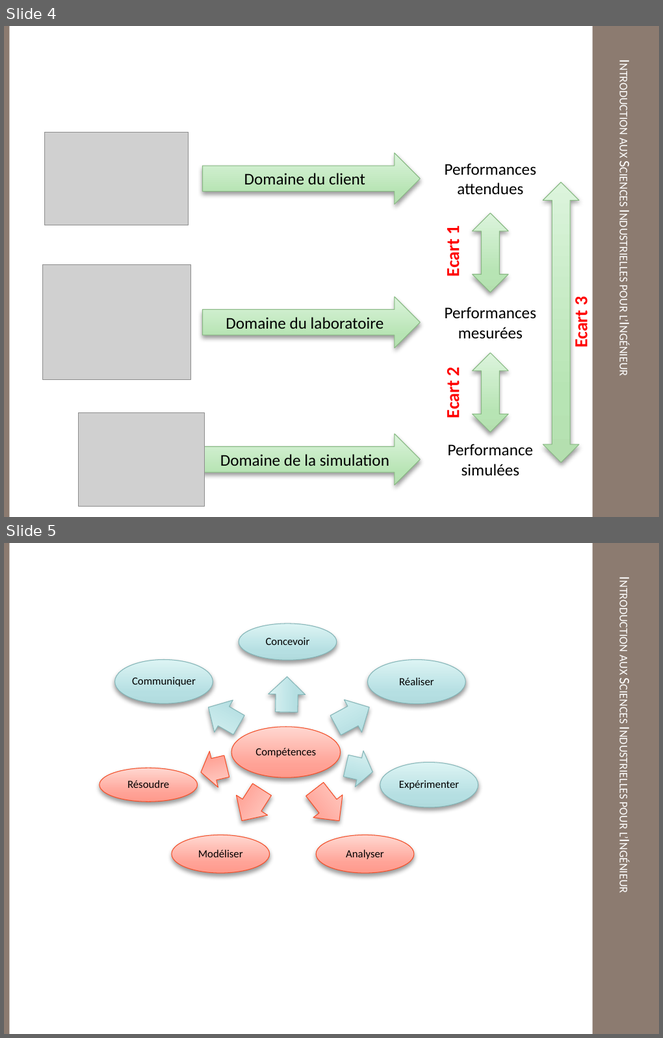
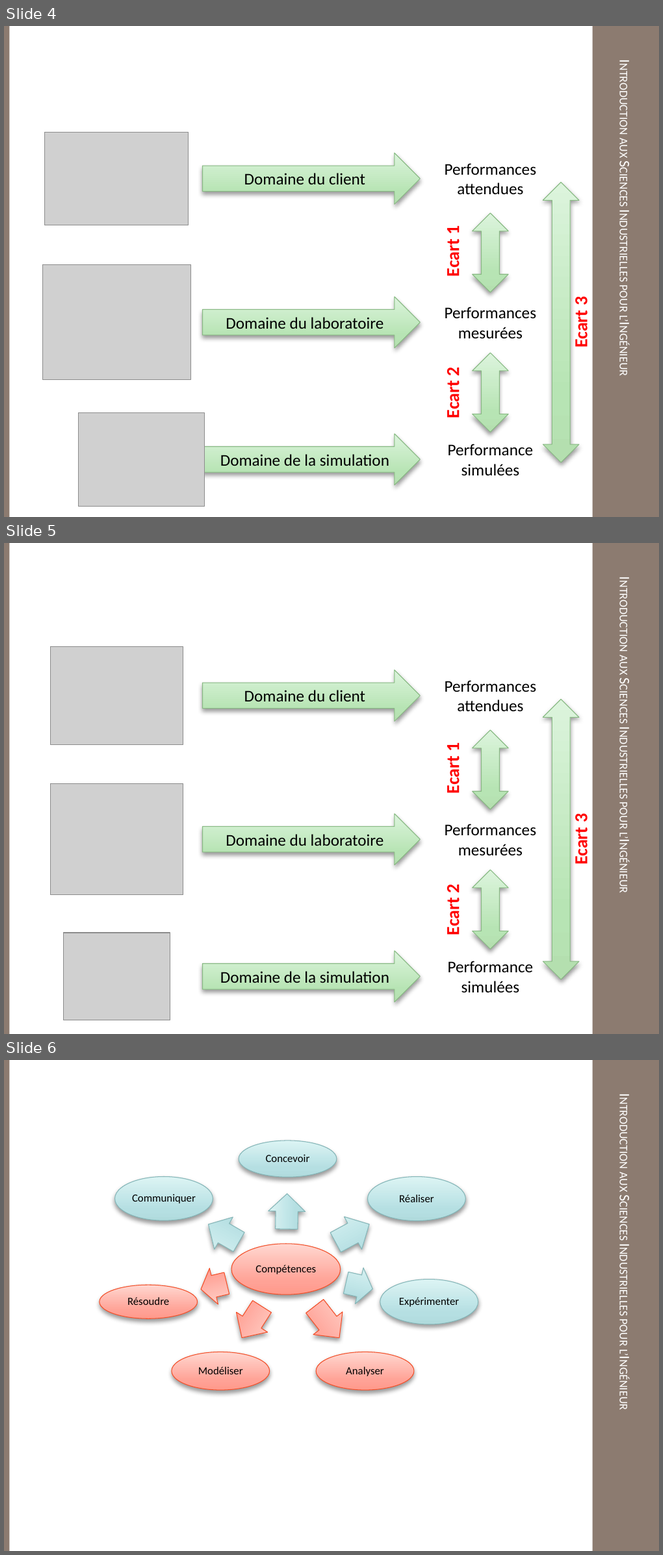
Before and after one commit to xpessoles/TP_Documents, a slide deck: Ressources/Ecarts.pptx. Shown one above the other, each under a label of ours: slides 4 and 5 before the commit, slides 4, 5 and 6 after it. The pictures are 663x1038 and 663x1555 pixels, drawn with LibreOffice and Linux fonts; fonts in the diff are those of the drawing; grey boxes stand for pictures; background and template pictures are left out. Boxes give left, top, right and bottom in pixels: in the first picture for what was removed or moved away, otherwise in the second. Text is boxed around its words. In the diff, an @@ line names an element or a change of style, - is before the commit and + after.

```diff
--- a/Ressources/Ecarts.pptx
+++ b/Ressources/Ecarts.pptx
@@ slide 5 added at (4, 543, 659, 1034), background #FFFFFF; not listed: 3 template elements that a slide beside it also shows @@
@@ picture added at (51, 646, 183, 745) @@
@@ right arrow added at (202, 670, 420, 721), fill gradient #B4DFB0 to #B9E4B5 to #DEF5DC, outline #88B983 0.75 pt, 18 pt, text #000000 @@
+Domaine du client
@@ text added at (445, 680, 536, 712), 18 pt, text #000000 @@
+Performances
+attendues
@@ up down arrow added at (544, 700, 579, 980), fill gradient #B4DFB0 to #B9E4B5 to #DEF5DC, outline #88B983 0.75 pt @@
@@ up down arrow added at (473, 730, 508, 809), fill gradient #B4DFB0 to #B9E4B5 to #DEF5DC, outline #88B983 0.75 pt @@
@@ text added at (442, 743, 464, 793), 20 pt, text #FF0000, bold @@
+Ecart 1
@@ picture added at (51, 784, 183, 895) @@
@@ right arrow added at (202, 813, 420, 865), fill gradient #B4DFB0 to #B9E4B5 to #DEF5DC, outline #88B983 0.75 pt, 18 pt, text #000000 @@
+Domaine du laboratoire
@@ text added at (570, 815, 592, 864), 20 pt, text #FF0000, bold @@
+Ecart 3
@@ text added at (445, 824, 536, 856), 18 pt, text #000000 @@
+Performances mesurées
@@ up down arrow added at (473, 870, 508, 949), fill gradient #B4DFB0 to #B9E4B5 to #DEF5DC, outline #88B983 0.75 pt @@
@@ text added at (442, 885, 464, 935), 20 pt, text #FF0000, bold @@
+Ecart 2
@@ picture added at (64, 933, 170, 1020) @@
@@ right arrow added at (202, 951, 420, 1003), fill gradient #B4DFB0 to #B9E4B5 to #DEF5DC, outline #88B983 0.75 pt, 18 pt, text #000000 @@
+Domaine de la simulation
@@ text added at (448, 961, 534, 993), 18 pt, text #000000 @@
+Performance simulées
@@ what was slide 5 is now slide 6 @@
```
Also in this commit, not shown: 12 other files.
